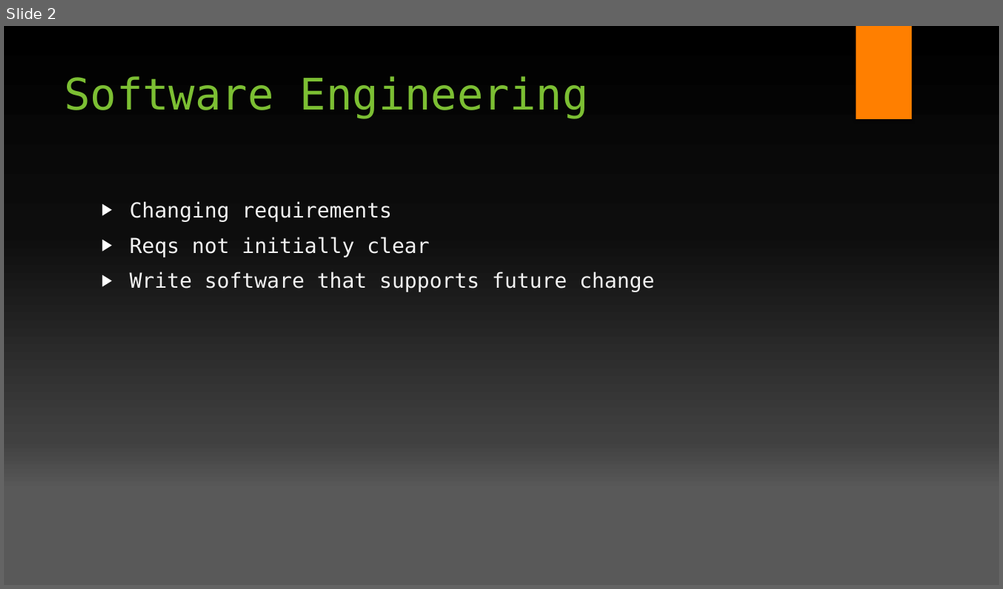
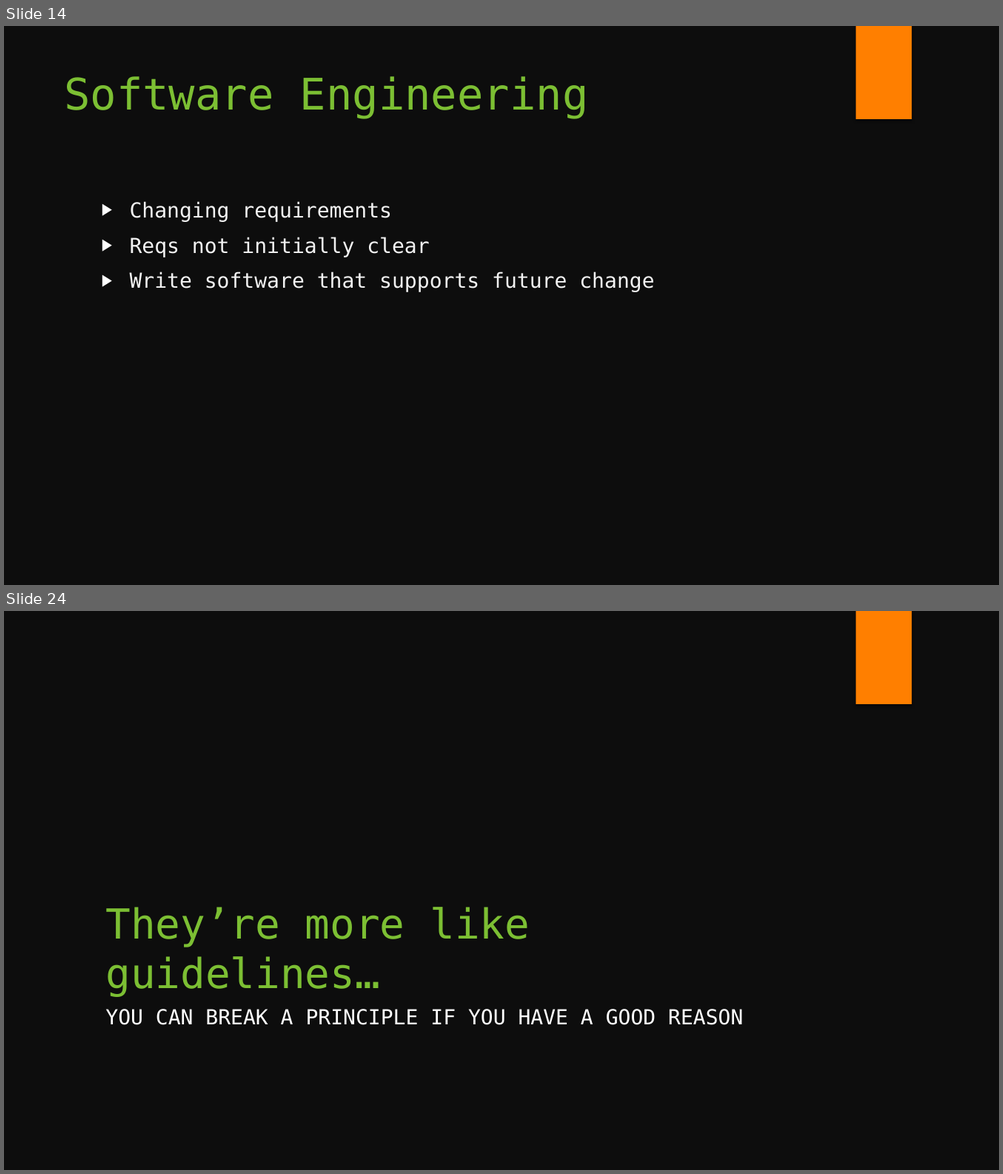
Before and after one commit to fsackur/Powershell-and-SE, a slide deck: Death by powerpoint.pptx. Shown one above the other, each under a label of ours: slide 2 before the commit, slides 14 and 24 after it; the slides between them are not shown. The pictures are 1003x589 and 1003x1174 pixels, drawn with LibreOffice and Linux fonts; fonts in the diff are those of the drawing; background and template pictures are left out. Boxes give left, top, right and bottom in pixels: in the first picture for what was removed or moved away, otherwise in the second. Text is boxed around its words. In the diff, an @@ line names an element or a change of style, - is before the commit and + after.

```diff
--- a/Death by powerpoint.pptx
+++ b/Death by powerpoint.pptx
@@ slide 24 added at [4,611,999,1170], background #0D0D0D; not listed: 1 template element that a slide beside it also shows @@
@@ title added at [105,907,529,997], 40 pt, text #7CBF33 @@
+They’re more like guidelines…
@@ text added at [105,1009,743,1025], 20 pt, text #FFFFFF @@
+YOU CAN BREAK A PRINCIPLE IF YOU HAVE A GOOD REASON
@@ what was slide 2 is now slide 14 @@
@@ slide 14 changed as well @@
@@ background gradient #000000 to #0D0D0D to #404040 to #595959 to #0D0D0D @@
```
Also in this commit, not shown: 8 other slides changed, 14 other slides added, 3 other files.
